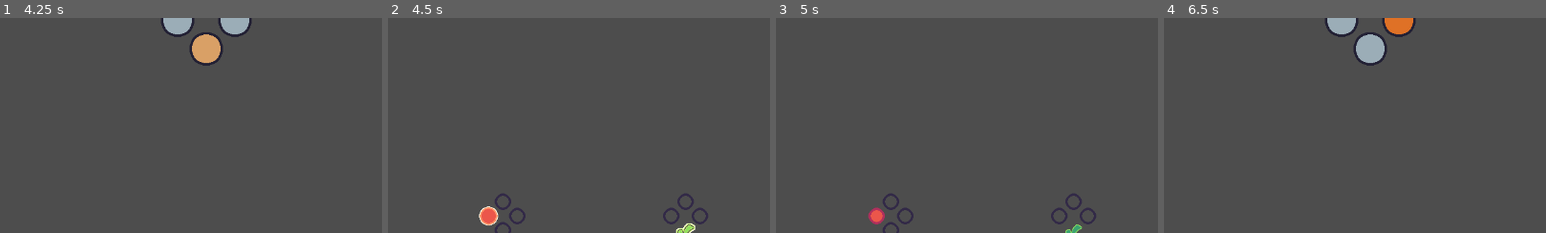
Above: before the commit, frames 1-4 (left to right).
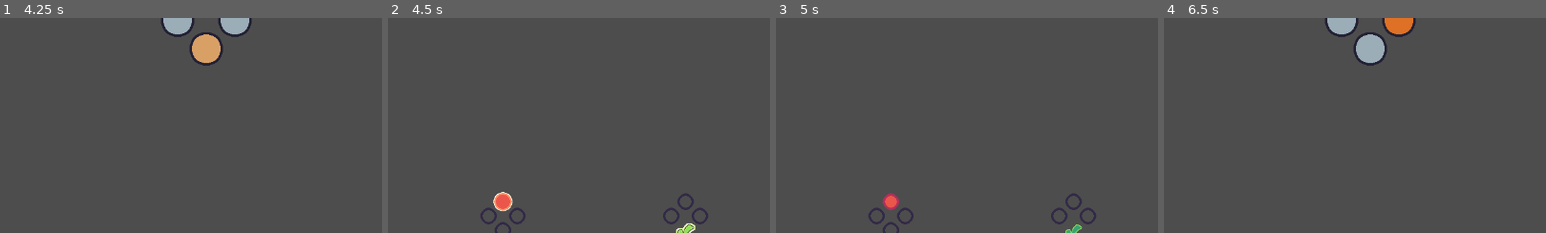
Above: after the commit, the same moments.

Repository: VileOar/js-final-proj
Game: Godot game, scene res://src/player_select/player_select.tscn
Two runs of this game, one before a commit and one after it. Both use one fixed random seed, a clock stepped at 60 frames per second and the inputs below. The engine's default icon, where the game draws it, is replaced by a stand-in: a white triangle on a blue panel in a dark square.
Inputs (mouse positions are % of the whole screen's width and height, from its top left):
- Up to frame 1 (4.25 s): click "Start Game" at 0.5 s; move the mouse to (72, 45) at 1.27 s; hold D (coop_right) 1.28-2.03 s; click (72, 45) at 1.42 s; move the mouse to (30, 55) at 2.02 s; hold S (coop_down) 2.03-2.78 s; tap Enter at 2.75 s; move the mouse to (60, 28) at 2.77 s; hold D (coop_right) 2.78-3.53 s; move the mouse to (45, 70) at 3.52 s; hold W (coop_up) from 3.53 s (still down); click (45, 70) at 3.67 s
- Up to frame 2 (4.5 s): move the mouse to (80, 65) at 4.27 s; release W (coop_up) at 4.28 s; hold A (coop_left) from 4.28 s (still down)
- Up to frame 3 (5 s): keep holding A (coop_left)
- Up to frame 4 (6.5 s): move the mouse to (20, 35) at 5.02 s; move the mouse to (55, 50) at 5.77 s; release A (coop_left) at 5.78 s; hold S (coop_down) from 5.78 s (still down); click (55, 50) at 5.92 s
The pictures show only the part of the screen within x 48-98%, y 22-72%; the shares and areas given below are measured in that part.

Frame 1 is identical in both runs. In frame 2, 0.7% of the frame differs, in the area x 23-33%, y 80-97%; in frame 3, 0.5%; in frame 4, nothing differs.

Commit message:
added ending stats

Diff:
--- a/src/autoloads/SharedData.gd
+++ b/src/autoloads/SharedData.gd
@@ -24,6 +24,8 @@
 		PlayerStats.new(),
 	]
 	reset_player_data()
+
+	Signals.new_player_answer.connect(_on_new_player_answer)
 
 
 ## set the player mode
@@ -70,3 +72,9 @@
 	else:
 		assert(false, "Fatal: invalid player_id given")
 		return -1
+
+
+## callback to when an answer is created, for statistics
+func _on_new_player_answer(answer: PlayerAnswer) -> void:
+	var stats = _player_data[answer.player_id()] as PlayerStats
+	stats.parse_answer(answer)
--- a/src/autoloads/Signals.gd
+++ b/src/autoloads/Signals.gd
@@ -7,3 +7,6 @@
 
 ## signal for when a player action is pressed, sent by the InputManager
 signal input_player_action(player, input_event)
+
+## signal emitted when a PlayerAnswer is registered, used by other nodes for statistics
+signal new_player_answer(answer)
--- a/src/data/player_stats.gd
+++ b/src/data/player_stats.gd
@@ -61,7 +61,7 @@
 
 
 func get_correct_ratio() -> float:
-	return float(_correct_count) / float(_answer_count)
+	return 100 * float(_correct_count) / float(_answer_count)
 
 
 func get_coop_count() -> int:
@@ -69,4 +69,4 @@
 
 
 func get_coop_ratio() -> float:
-	return float(_coop_count) / float(_answer_count)
+	return 100 * float(_coop_count) / float(_answer_count)
--- a/src/dyad_game/ai_player.gd
+++ b/src/dyad_game/ai_player.gd
@@ -31,6 +31,7 @@
 func _on_answer_delay_finished(prompt : int) -> void:
 	var directions = Global.Directions.values()
 	directions.erase(prompt)
+	directions.erase(Global.Directions.NONE) # exclude none
 
 	# generate an input event
 	var event = InputEventAction.new()
@@ -58,5 +59,7 @@
 			answer += "up"
 		Global.Directions.DOWN:
 			answer += "down"
+		_:
+			assert(false, "Direction not found, this should not be possible")
 
 	return answer
--- a/src/dyad_game/point_stack.gd
+++ b/src/dyad_game/point_stack.gd
@@ -51,7 +51,9 @@
 ## delete all points
 func clear_points() -> void:
 	while _columns.get_child_count() > 0:
-		_columns.get_child(-1).queue_free()
+		var col = _columns.get_child(-1)
+		_columns.remove_child(col)
+		col.queue_free()
 
 
 ## manually set amount of points
--- a/src/dyad_game/states/prompt_state.gd
+++ b/src/dyad_game/states/prompt_state.gd
@@ -43,7 +43,9 @@
 	# check if the player belongs in this dyad and has not yet answered
 	if _player_answers.has(player) and _player_answers[player] == null:
 		# generate new answer from input
-		_player_answers[player] = _get_player_action(player, input_event)
+		var answer = _get_player_action(player, input_event)
+		_player_answers[player] = answer
+		Signals.new_player_answer.emit(answer)
 
 		# check to see how many answers were registered
 		var answer_count = _count_answers()
--- a/src/round_game/round_game.gd
+++ b/src/round_game/round_game.gd
@@ -50,6 +50,8 @@
 		_dyad1.hide()
 
 	_anim.play("fade_in")
+
+	Signals.new_player_answer.connect(_on_new_player_answer)
 
 
 ## start the round
@@ -146,3 +148,9 @@
 
 func _on_round_results_sreen_next_round():
 	_anim.play("fade_out")
+
+
+## callback to when an answer is created, for statistics
+func _on_new_player_answer(answer: PlayerAnswer) -> void:
+	var stats = _round_stats[answer.player_id()] as PlayerStats
+	stats.parse_answer(answer)
--- a/src/round_game/round_results/dyad_display/dyad_results_panel.gd
+++ b/src/round_game/round_results/dyad_display/dyad_results_panel.gd
@@ -5,15 +5,20 @@
 extends MarginContainer
 class_name DyadResultsPanel
 
+signal finished_animation
+
 @export var _score_number_scene : PackedScene
 
 # -----
 
 ## ref to the payoff grid
 @onready var _payoff_grid = %PointOutcomeGrid as PointOutcomeGrid
-## ref to player 1 panel
+# refs to player panels
 @onready var _p1_panel = %P1Panel as PlayerScorePanel
 @onready var _p2_panel = %P2Panel as PlayerScorePanel
+
+## ref to the stats list
+@onready var _stats_list: StatsList = %StatsList
 
 ## ref to point stack
 @onready var _point_stack: PointStack = %PointStack
@@ -41,11 +46,35 @@
 	_anim_speed = speed
 
 
+# -------------------
+# || --- STATS --- ||
+# -------------------
+
 ## manually set the scores
 func set_scores(p1_score : int, p2_score : int):
 	_p1_panel.set_score(p1_score)
 	_p2_panel.set_score(p2_score)
 
+	_stats_list.hide()
+
+
+## start animating statistics for this dyad
+func animate_stats(p1_stats: PlayerStats, p2_stats: PlayerStats, score: int) -> void:
+	_stats_list.show()
+	_stats_list.animate_stats(p1_stats, p2_stats, score)
+
+
+func _on_stats_list_finished_animation() -> void:
+	finished_animation.emit()
+
+
+func set_win_lose(win_lose: bool) -> void:
+	_stats_list.set_win_lose(win_lose)
+
+
+# -------------------------
+# || --- POINT STACK --- ||
+# -------------------------
 
 ## manually set point stack
 func set_point_stack(points : int) -> void:
@@ -62,14 +91,8 @@
 	_point_stack.pop_point()
 
 	# spawn score indicator
-	var score = _score_number_scene.instantiate() as ScoreNumber
-	var pos = _p1_panel.get_global_rect().get_center()
-	score.start(pos, p1_added_score)
-	get_parent().add_child(score)
-	score = _score_number_scene.instantiate() as ScoreNumber
-	pos = _p2_panel.get_global_rect().get_center()
-	score.start(pos, p2_added_score)
-	get_parent().add_child(score)
+	_p1_panel.spawn_number(get_parent(), _score_number_scene, p1_added_score)
+	_p2_panel.spawn_number(get_parent(), _score_number_scene, p2_added_score)
 
 	# set the total scores on the player panels
 	_p1_panel.add_score(p1_added_score)
--- a/src/round_game/round_results/dyad_display/dyad_results_panel.tscn
+++ b/src/round_game/round_results/dyad_display/dyad_results_panel.tscn
@@ -1,9 +1,10 @@
-[gd_scene load_steps=6 format=3 uid="uid://doly0aqjw7m6l"]
+[gd_scene load_steps=7 format=3 uid="uid://doly0aqjw7m6l"]
 
 [ext_resource type="Script" path="res://src/round_game/round_results/dyad_display/dyad_results_panel.gd" id="1_06j8w"]
 [ext_resource type="PackedScene" uid="uid://hbx38k3wfwha" path="res://src/round_game/round_results/dyad_display/score_number.tscn" id="2_jcxgw"]
 [ext_resource type="PackedScene" uid="uid://c8cadvctsyqpa" path="res://src/round_game/round_results/matrix_display/point_outcome_grid.tscn" id="2_snf3t"]
 [ext_resource type="PackedScene" uid="uid://oqgqq4mpijmn" path="res://src/round_game/round_results/dyad_display/player_score_panel.tscn" id="3_42x6v"]
+[ext_resource type="PackedScene" uid="uid://c46pe3fgg1b0n" path="res://src/round_game/round_results/dyad_display/stats_list.tscn" id="5_guypt"]
 [ext_resource type="PackedScene" uid="uid://dcgckpqoo0y3m" path="res://src/dyad_game/point_stack.tscn" id="5_jcf2g"]
 
 [node name="DyadResultsPanel" type="MarginContainer"]
@@ -24,9 +25,25 @@
 layout_mode = 2
 size_flags_horizontal = 4
 
+[node name="StatsDisplay" type="MarginContainer" parent="VBoxContainer"]
+layout_mode = 2
+size_flags_vertical = 3
+
+[node name="Control" type="Control" parent="VBoxContainer/StatsDisplay"]
+layout_mode = 2
+
+[node name="PointStack" parent="VBoxContainer/StatsDisplay/Control" instance=ExtResource("5_jcf2g")]
+unique_name_in_owner = true
+layout_mode = 1
+
+[node name="StatsList" parent="VBoxContainer/StatsDisplay" instance=ExtResource("5_guypt")]
+unique_name_in_owner = true
+visible = false
+layout_mode = 2
+
 [node name="PlayerDiplay" type="MarginContainer" parent="VBoxContainer"]
 layout_mode = 2
-size_flags_vertical = 3
+size_flags_vertical = 4
 
 [node name="HBoxContainer" type="HBoxContainer" parent="VBoxContainer/PlayerDiplay"]
 layout_mode = 2
@@ -40,9 +57,4 @@
 unique_name_in_owner = true
 layout_mode = 2
 
-[node name="Control" type="Control" parent="VBoxContainer/PlayerDiplay"]
-layout_mode = 2
-
-[node name="PointStack" parent="VBoxContainer/PlayerDiplay/Control" instance=ExtResource("5_jcf2g")]
-unique_name_in_owner = true
-layout_mode = 1
+[connection signal="finished_animation" from="VBoxContainer/StatsDisplay/StatsList" to="." method="_on_stats_list_finished_animation"]
--- a/src/round_game/round_results/dyad_display/player_score_panel.gd
+++ b/src/round_game/round_results/dyad_display/player_score_panel.gd
@@ -32,6 +32,16 @@
 	_update_score_ui()
 
 
+## spawn a number with the added points[br]
+## target_node specifies where to add the new number
+func spawn_number(target_node : Node, score_number_scene : PackedScene, added_score) -> void:
+	# spawn score indicator
+	var score = score_number_scene.instantiate() as ScoreNumber
+	var pos = get_global_rect().get_center() + Vector2(0, -128)
+	score.start(pos, added_score)
+	target_node.add_child(score)
+
+
 ## update the ui of scores
 func _update_score_ui() -> void:
 	_score.text = str(_score_value)
--- a/src/round_game/round_results/dyad_display/player_score_panel.tscn
+++ b/src/round_game/round_results/dyad_display/player_score_panel.tscn
@@ -14,10 +14,7 @@
 
 [node name="VBoxContainer" type="VBoxContainer" parent="."]
 layout_mode = 2
-
-[node name="StatsDisplay" type="MarginContainer" parent="VBoxContainer"]
-layout_mode = 2
-size_flags_vertical = 3
+alignment = 2
 
 [node name="PanelContainer" type="PanelContainer" parent="VBoxContainer"]
 layout_mode = 2
--- /dev/null
+++ b/src/round_game/round_results/dyad_display/stats_list.gd
@@ -0,0 +1,64 @@
+## only to display and animate stats
+extends MarginContainer
+class_name StatsList
+
+signal finished_animation
+
+const WIN_COlOUR = "ffe478"
+const LOSE_COLOUR = "66ffe3"
+
+# refs to stat labels
+@onready var _stat_values: GridContainer = %StatValues
+@onready var _answered_stat0: Label = %AnsweredStat0
+@onready var _correct_stat0: Label = %CorrectStat0
+@onready var _coop_stat0: Label = %CoopStat0
+@onready var _answered_stat1: Label = %AnsweredStat1
+@onready var _correct_stat1: Label = %CorrectStat1
+@onready var _coop_stat1: Label = %CoopStat1
+
+@onready var _score_row: HBoxContainer = %ScoreRow
+@onready var _score_stat: Label = %ScoreStat
+
+@onready var _win_lose_label: Label = %WinLoseLabel
+
+
+## set the stats for this player, in this round[br]
+## animation to show them with delays
+func animate_stats(stats0: PlayerStats, stats1: PlayerStats, score: int) -> void:
+	# hide everything
+	for child in _stat_values.get_children():
+		child.hide()
+	_score_row.hide()
+	_win_lose_label.text = ""
+
+	_answered_stat0.text = str(stats0.get_answer_count())
+	_answered_stat1.text = str(stats1.get_answer_count())
+	_correct_stat0.text = "%s (%d%%)" % [stats1.get_correct_count(), stats0.get_correct_ratio()]
+	_correct_stat1.text = "%s (%d%%)" % [stats0.get_correct_count(), stats1.get_correct_ratio()]
+	_coop_stat0.text = "%s (%d%%)" % [stats0.get_coop_count(), stats0.get_coop_ratio()]
+	_coop_stat1.text = "%s (%d%%)" % [stats1.get_coop_count(), stats1.get_coop_ratio()]
+	_score_stat.text = str(score)
+
+	# the index of the first element of the row in StatValues node
+	var stat_row = 0
+	while stat_row < _stat_values.get_child_count():
+		await get_tree().create_timer(0.4).timeout
+		_stat_values.get_child(stat_row).show()
+		_stat_values.get_child(stat_row + 1).show() # the second one is the value label
+		_stat_values.get_child(stat_row + 2).show()
+
+		stat_row += 3
+
+	await get_tree().create_timer(0.6).timeout
+	_score_row.show()
+
+	finished_animation.emit()
+
+
+func set_win_lose(win_lose: bool) -> void:
+	if win_lose:
+		_win_lose_label.text = "WIN"
+		_win_lose_label.add_theme_color_override("font_color", Color(WIN_COlOUR))
+	else:
+		_win_lose_label.text = "LOSE"
+		_win_lose_label.add_theme_color_override("font_color", Color(LOSE_COLOUR))
--- /dev/null
+++ b/src/round_game/round_results/dyad_display/stats_list.tscn
@@ -0,0 +1,118 @@
+[gd_scene load_steps=3 format=3 uid="uid://c46pe3fgg1b0n"]
+
+[ext_resource type="Script" path="res://src/round_game/round_results/dyad_display/stats_list.gd" id="1_hxru7"]
+[ext_resource type="FontFile" uid="uid://dcb5yob1d6vl4" path="res://assets/fonts/Super_Mario_Bros_2.ttf" id="2_17eiq"]
+
+[node name="StatsList" type="MarginContainer"]
+script = ExtResource("1_hxru7")
+
+[node name="StatsList" type="VBoxContainer" parent="."]
+layout_mode = 2
+size_flags_vertical = 4
+theme_override_constants/separation = 64
+
+[node name="StatValues" type="GridContainer" parent="StatsList"]
+unique_name_in_owner = true
+layout_mode = 2
+size_flags_vertical = 4
+theme_override_constants/h_separation = 64
+theme_override_constants/v_separation = 32
+columns = 3
+
+[node name="AnsweredStat0" type="Label" parent="StatsList/StatValues"]
+unique_name_in_owner = true
+layout_mode = 2
+size_flags_horizontal = 3
+theme_override_font_sizes/font_size = 12
+horizontal_alignment = 2
+vertical_alignment = 1
+
+[node name="AnsweredLabel" type="Label" parent="StatsList/StatValues"]
+layout_mode = 2
+size_flags_horizontal = 3
+theme_override_font_sizes/font_size = 12
+text = "Questions Answered"
+horizontal_alignment = 1
+vertical_alignment = 1
+
+[node name="AnsweredStat1" type="Label" parent="StatsList/StatValues"]
+unique_name_in_owner = true
+layout_mode = 2
+size_flags_horizontal = 3
+theme_override_font_sizes/font_size = 12
+vertical_alignment = 1
+
+[node name="CorrectStat0" type="Label" parent="StatsList/StatValues"]
+unique_name_in_owner = true
+layout_mode = 2
+size_flags_horizontal = 3
+theme_override_font_sizes/font_size = 12
+horizontal_alignment = 2
+vertical_alignment = 1
+
+[node name="CorrectLabel" type="Label" parent="StatsList/StatValues"]
+layout_mode = 2
+size_flags_horizontal = 3
+theme_override_font_sizes/font_size = 12
+text = "Correct Answers"
+horizontal_alignment = 1
+vertical_alignment = 1
+
+[node name="CorrectStat1" type="Label" parent="StatsList/StatValues"]
+unique_name_in_owner = true
+layout_mode = 2
+size_flags_horizontal = 3
+theme_override_font_sizes/font_size = 12
+vertical_alignment = 1
+
+[node name="CoopStat0" type="Label" parent="StatsList/StatValues"]
+unique_name_in_owner = true
+layout_mode = 2
+size_flags_horizontal = 3
+theme_override_font_sizes/font_size = 12
+horizontal_alignment = 2
+vertical_alignment = 1
+
+[node name="CoopLabel" type="Label" parent="StatsList/StatValues"]
+layout_mode = 2
+size_flags_horizontal = 3
+theme_override_font_sizes/font_size = 12
+text = "Times Cooperated"
+horizontal_alignment = 1
+vertical_alignment = 1
+
+[node name="CoopStat1" type="Label" parent="StatsList/StatValues"]
+unique_name_in_owner = true
+layout_mode = 2
+size_flags_horizontal = 3
+theme_override_font_sizes/font_size = 12
+vertical_alignment = 1
+
+[node name="ScoreRow" type="HBoxContainer" parent="StatsList"]
+unique_name_in_owner = true
+layout_mode = 2
+theme_override_constants/separation = 64
+alignment = 1
+
+[node name="ScoreLabel" type="Label" parent="StatsList/ScoreRow"]
+layout_mode = 2
+size_flags_horizontal = 3
+theme_override_font_sizes/font_size = 24
+text = "Total Score:"
+horizontal_alignment = 2
+vertical_alignment = 1
+
+[node name="ScoreStat" type="Label" parent="StatsList/ScoreRow"]
+unique_name_in_owner = true
+layout_mode = 2
+size_flags_horizontal = 3
+theme_override_font_sizes/font_size = 24
+text = "0"
+vertical_alignment = 1
+
+[node name="WinLoseLabel" type="Label" parent="StatsList"]
+unique_name_in_owner = true
+layout_mode = 2
+theme_override_fonts/font = ExtResource("2_17eiq")
+theme_override_font_sizes/font_size = 32
+horizontal_alignment = 1
--- a/src/round_game/round_results/round_results_screen.gd
+++ b/src/round_game/round_results/round_results_screen.gd
@@ -42,6 +42,9 @@
 ## obtained externally, variable for cache
 var _round_stats : Array
 
+## counter for finished animations of dyad displays
+var _dyad_animation_counter = 0
+
 
 # Called when the node enters the scene tree for the first time.
 func _ready():
@@ -58,13 +61,17 @@
 ## starts solving each point for each player[br]
 ## it receives the point stack via a parameter (it does NOT fetch it anywhere)
 func start_point_solving(round_stats : Array) -> void:
-	await get_tree().create_timer(1.0).timeout
 
 	_round_stats = round_stats
 
 	_dyad0_results.set_scores(0, 0)
 	_dyad1_results.set_scores(0, 0)
 
+	_dyad_animation_counter = 0
+
+	await get_tree().create_timer(1.0).timeout
+
+	# calling this starts the sequence
 	_solve_point()
 
 
@@ -87,7 +94,12 @@
 
 	# if point stack is done, finish and stop
 	if _point_stack0.is_empty() and (_point_stack1.is_empty() or !SharedData.is_4player_mode()):
-		_set_advanceable()
+		# on end, start animating the stats
+		var dyad_score = _round_stats[0].get_score() + _round_stats[1].get_score()
+		_dyad0_results.animate_stats(_round_stats[0], _round_stats[1], dyad_score)
+		# do the same for the other dyad
+		dyad_score = _round_stats[2].get_score() + _round_stats[3].get_score()
+		_dyad1_results.animate_stats(_round_stats[2], _round_stats[3], dyad_score)
 		return
 
 	# increment counter
@@ -131,5 +143,26 @@
 		)
 
 
+# ------------------------------
+# || --- SIGNAL CALLBACKS --- ||
+# ------------------------------
+
 func _on_button_pressed():
 	next_round.emit()
+
+
+func _on_dyad_finished_animation() -> void:
+	_dyad_animation_counter += 1
+	if _dyad_animation_counter >= 2:
+		# TODO: parse and show win/lose and trigger animation adding points to players
+		# 		(the actual data of this has already been done though, this is just ui)
+		await get_tree().create_timer(1.0).timeout
+		var score0 = _round_stats[0].get_score() + _round_stats[1].get_score()
+		var score1 = _round_stats[2].get_score() + _round_stats[3].get_score()
+		if score0 > score1:
+			_dyad0_results.set_win_lose(true)
+			_dyad1_results.set_win_lose(false)
+		else:
+			_dyad0_results.set_win_lose(false)
+			_dyad1_results.set_win_lose(true)
+		_set_advanceable()
--- a/src/round_game/round_results/round_results_screen.tscn
+++ b/src/round_game/round_results/round_results_screen.tscn
@@ -51,5 +51,7 @@
 [node name="BetweenTimer" type="Timer" parent="."]
 one_shot = true
 
+[connection signal="finished_animation" from="PanelContainer/VBoxContainer/HBoxContainer/Dyad0" to="." method="_on_dyad_finished_animation"]
+[connection signal="finished_animation" from="PanelContainer/VBoxContainer/HBoxContainer/Dyad1" to="." method="_on_dyad_finished_animation"]
 [connection signal="pressed" from="PanelContainer/VBoxContainer/NextRoundBtn" to="." method="_on_button_pressed"]
 [connection signal="timeout" from="BetweenTimer" to="." method="_solve_point"]
Binary file added: assets/aseprite/UI64x64.aseprite
Binary file added: assets/fonts/Super_Mario_Bros_2.ttf
Not shown, added: assets/fonts/Super_Mario_Bros_2.ttf.import
